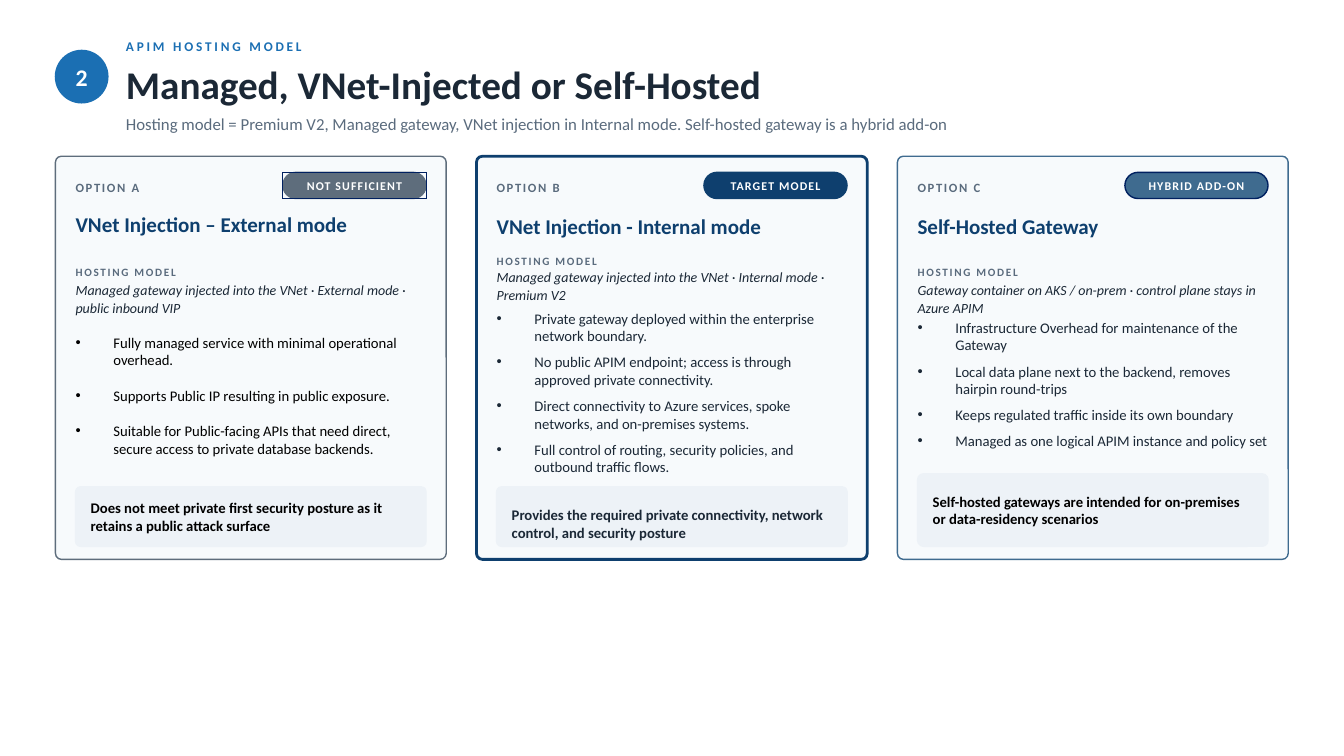
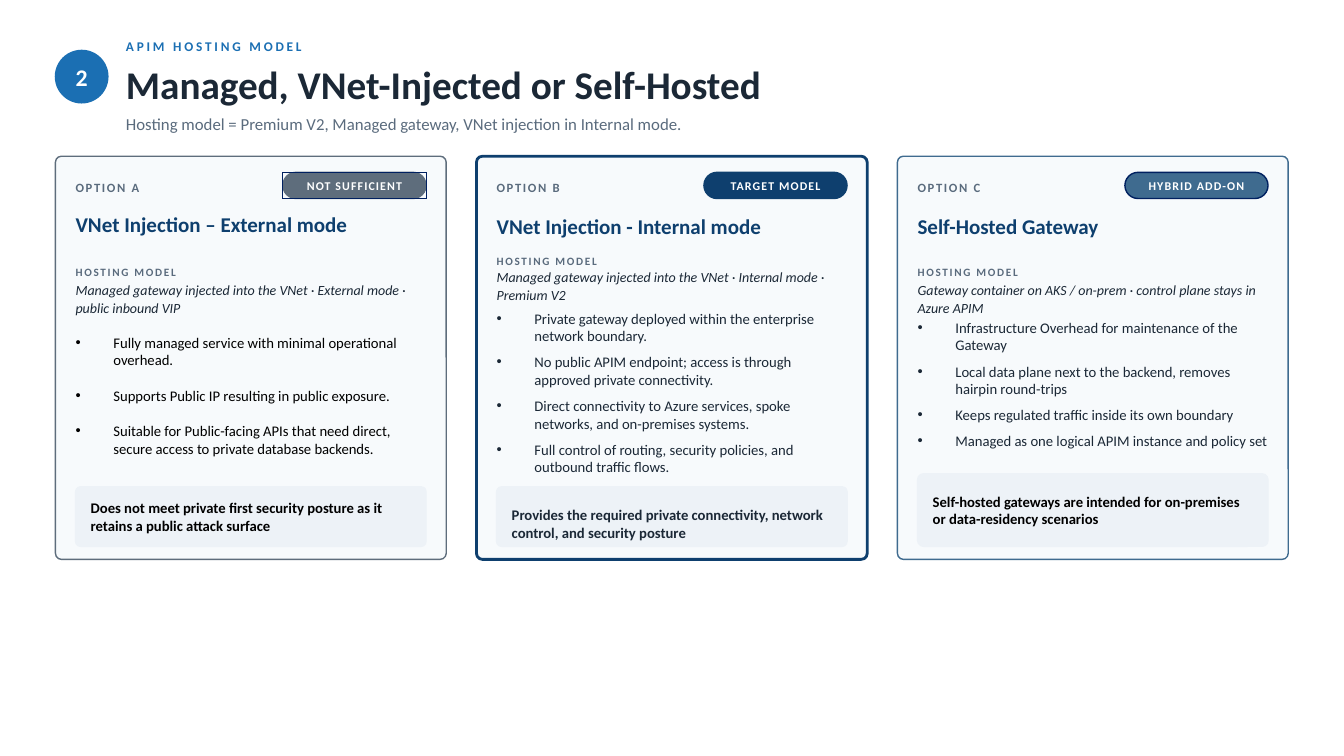
Before and after one commit to xpuneet/Pers, a slide deck: slide 3 of APIM-Target-Architecture.pptx. Drawn at 1344x756 pixels with LibreOffice and Linux fonts; fonts in the diff are those of the drawing. Boxes give left, top, right and bottom in pixels: in the first picture for what was removed or moved away, otherwise in the second. Text is boxed around its words. In the diff, an @@ line names an element or a change of style, - is before the commit and + after.

```diff
--- a/APIM-Target-Architecture.pptx
+++ b/APIM-Target-Architecture.pptx
@@ text at box(126, 118, 682, 133): text changed @@
-Hosting model = Premium V2, Managed gateway, VNet injection in Internal mode. Self-hosted gateway is a hybrid add-on
+Hosting model = Premium V2, Managed gateway, VNet injection in Internal mode.
```
Also in this commit, not shown: 5 other slides changed.
